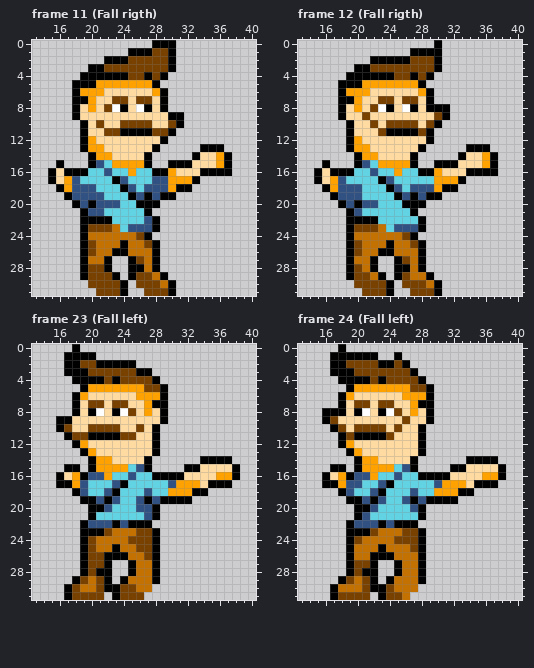
Pixel-art file -- Art/Characters/Player/Player-unit.aseprite. The picture above is the old version.
48x32 pixels, 30 frames. Shown: frame 11 (Fall rigth): x 13..40, y 0..31; frame 12 (Fall rigth): x 13..40, y 0..31; frame 23 (Fall left): x 13..40, y 0..31; frame 24 (Fall left): x 13..40, y 0..31. The commit also changed other frames, which this record leaves out.
After:
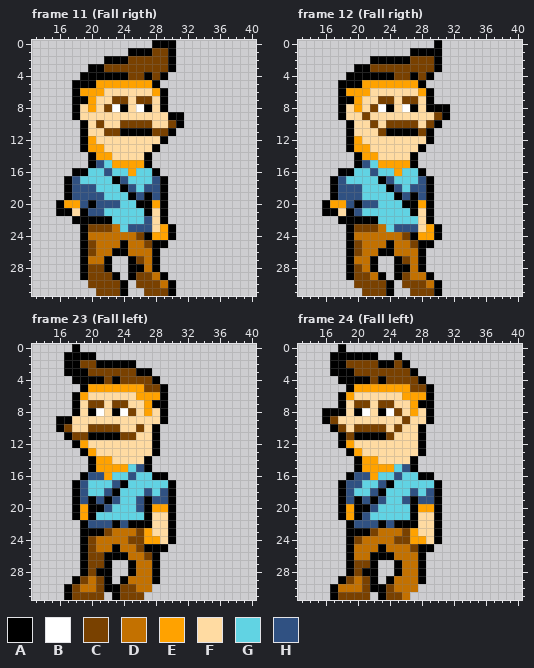
Palette (. is transparent): A #000000  B #ffffff  C #794100  D #c37100  E #ffa200  F #ffdba2  G #61d3e3  H #305182
Message: Updated player idle, fall and climb animations
The exact change:
Changed rows in their new state; - is an unchanged pixel.
Frame 11 (Fall rigth):
first column x 15:
13 -------------------...-
14 ------------------.....
15 -.-------------........
16 ...-----------.........
17 ..A-----------A....----
18 -.A-----------A...-----
19 ---------------.-------
20 -AEE---------EA--------
21 -AAF---------FA--------
22 ---A---------FA--------
23 -------------FEA-------
24 -------------EEA-------
25 --------------A--------
Frame 12 (Fall rigth):
first column x 15:
13 -------------------...-
14 ------------------.....
15 -.-------------........
16 ...-----------.........
17 ..A----------HA....----
18 -.A-----------A...-----
19 ---------------.-------
20 -AEE---------EA--------
21 -AAF---------FA--------
22 ---A---------FA--------
23 -------------FEA-------
24 -------------EEA-------
25 --------------A--------
Frame 23 (Fall left):
first column x 16:
14 ------------------....-
15 -..-------------.......
16 ...-----------.........
17 ..A-----------A.......-
18 -------------HA....----
19 --AH---------H-..------
20 --AE-------AEEA--------
21 --AE-------AFFA--------
22 ------------FFA--------
23 -----------EFFA--------
24 -----------EEFA--------
25 -----------A-A---------
Frame 24 (Fall left):
first column x 16:
14 ------------------....-
15 -..-------------.......
16 ...-----------.........
17 ..A-----------A.......-
18 -------------HA....----
19 --AH---------H-..------
20 --AE-------AEEA--------
21 --AE-------AFFA--------
22 ------------FFA--------
23 -----------EFFA--------
24 -----------EEFA--------
25 -------------A---------
Changed places in both pictures, as pixel boxes (x1, y1, x2, y2):
changed: (152, 144, 232, 248)
changed: (48, 160, 80, 224)
changed: (418, 144, 498, 248)
changed: (314, 160, 346, 224)
changed: (144, 456, 240, 552)
changed: (56, 464, 88, 520)
changed: (410, 456, 506, 552)
changed: (322, 464, 354, 520)
